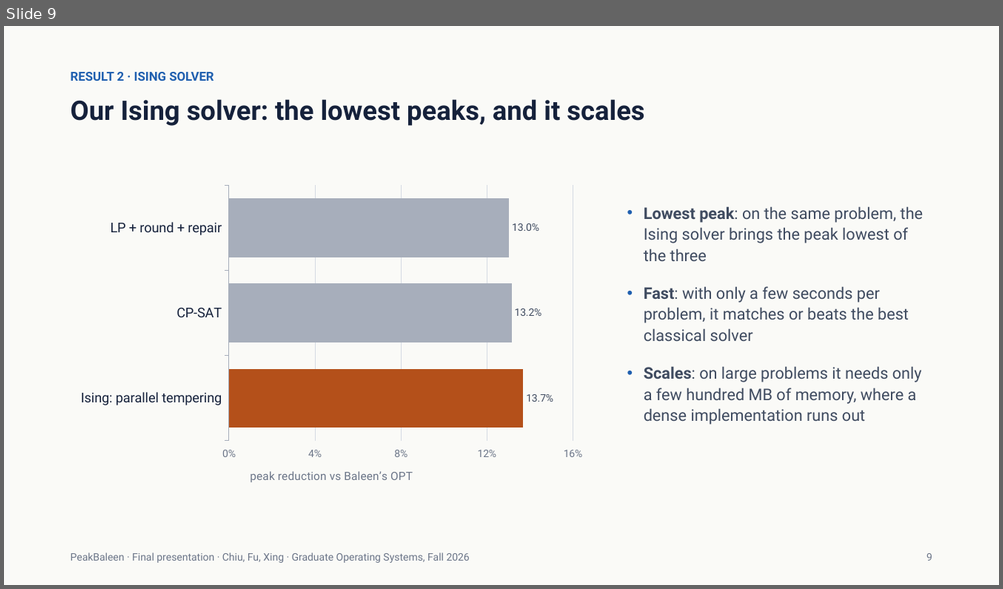
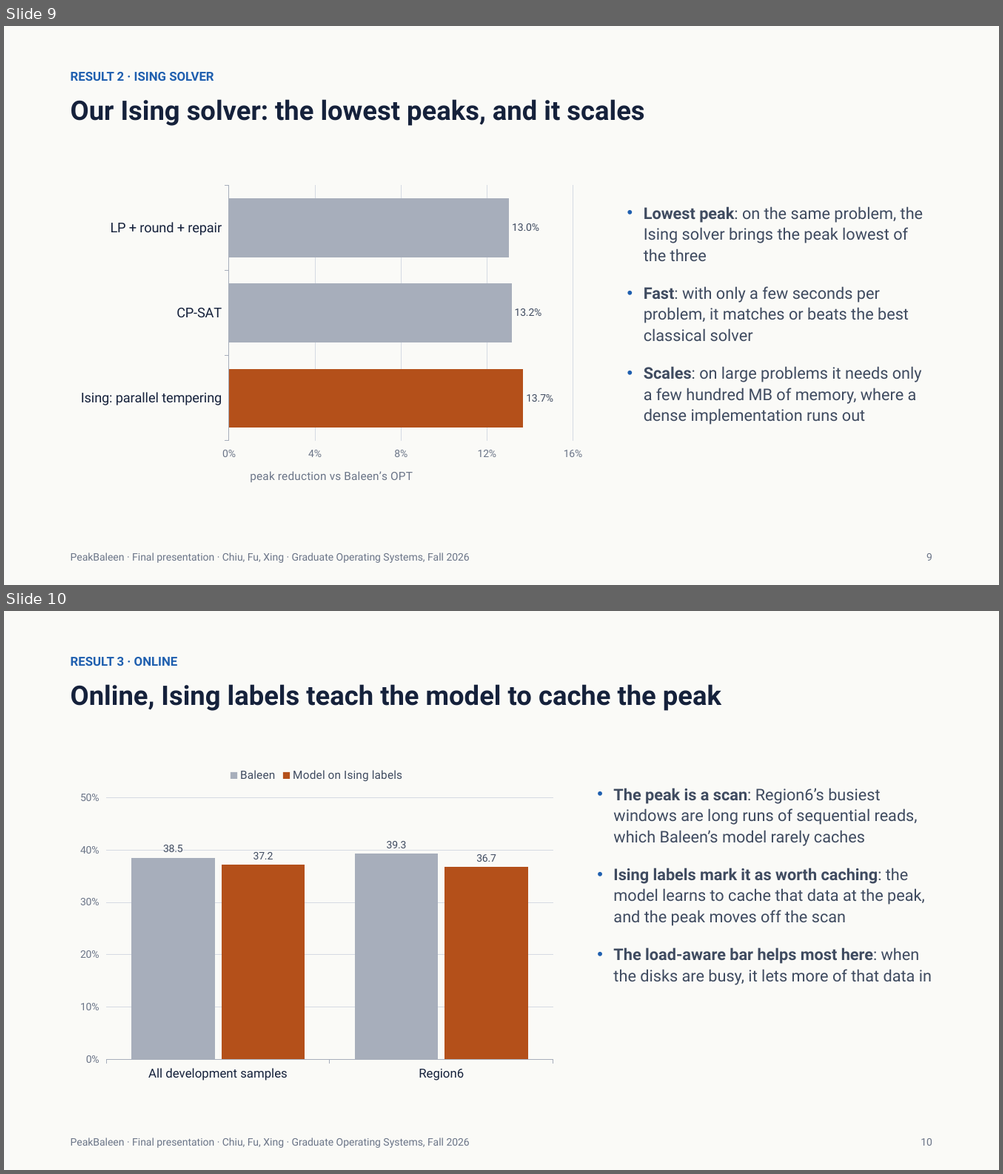
Before and after one commit to xingsixue123/OS_final_project, a slide deck: changes/6_final/PeakBaleen_Final_v3.pptx. Shown one above the other, each under a label of ours: slide 9 before the commit, slides 9 and 10 after it. The pictures are 1003x589 and 1003x1174 pixels, drawn with LibreOffice and Linux fonts; fonts in the diff are those of the drawing. Boxes give left, top, right and bottom in pixels: in the first picture for what was removed or moved away, otherwise in the second. Text is boxed around its words. In the diff, an @@ line names an element or a change of style, - is before the commit and + after.

```diff
--- a/changes/6_final/PeakBaleen_Final_v3.pptx
+++ b/changes/6_final/PeakBaleen_Final_v3.pptx
@@ slide 10 added at box(4, 611, 999, 1170), background #FAFAF7 @@
@@ text added at box(71, 657, 178, 666), 12 pt, text #1F5FAF, bold @@
+RESULT 3 · ONLINE
@@ title added at box(71, 684, 721, 711), 26 pt, text #15213B, bold @@
+Online, Ising labels teach the model to cache the peak
@@ column chart added at box(71, 760, 563, 1088) @@
+categories: All development samples, Region6
+Baleen: 38.5, 39.3
+Model on Ising labels: 37.2, 36.7
@@ text added at box(613, 788, 931, 985), 15.5 pt, text #3F4B60 @@
+• The peak is a scan: Region6’s busiest windows are long runs of sequential reads, which Baleen’s model rarely caches
+• Ising labels mark it as worth caching: the model learns to cache that data at the peak, and the peak moves off the scan
+• The load-aware bar helps most here: when the disks are busy, it lets more of that data in
@@ text added at box(71, 1138, 469, 1148), 10 pt, text #6B7588 @@
+PeakBaleen · Final presentation · Chiu, Fu, Xing · Graduate Operating Systems, Fall 2026
@@ text added at box(920, 1139, 932, 1146), 10 pt, text #6B7588 @@
+10
```
Also in this commit, not shown: 1 slide removed, 5 other files.
